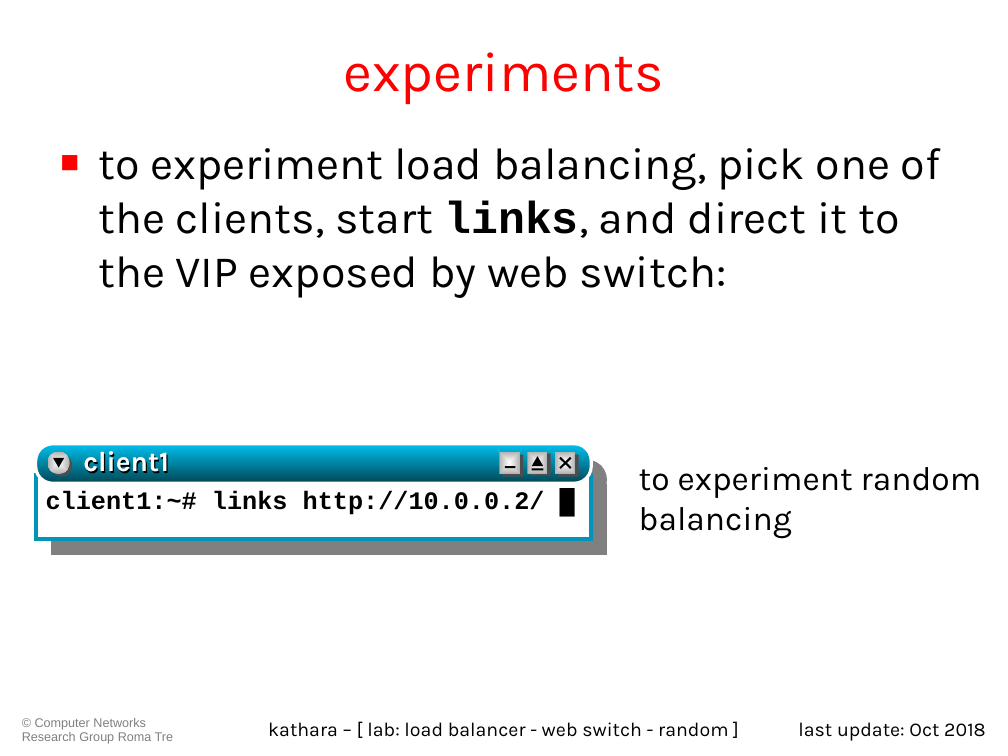
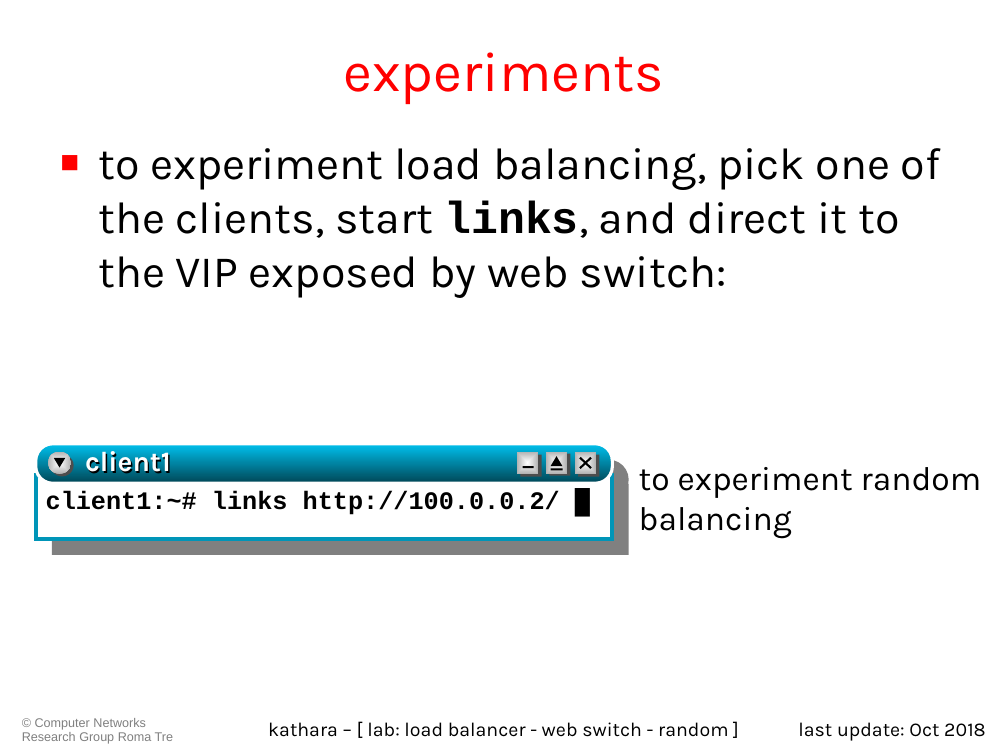
Before and after one commit to KatharaFramework/Kathara-Labs, a slide deck: slide 8 of Application Level/LoadBalancerRandom/013-kathara-lab_loadbalancer-ws-rnd.ppt. Drawn at 1008x756 pixels with LibreOffice and Linux fonts; fonts in the diff are those of the drawing. Boxes give left, top, right and bottom in pixels: in the first picture for what was removed or moved away, otherwise in the second. Text is boxed around its words. In the diff, an @@ line names an element or a change of style, - is before the commit and + after.

```diff
--- a/Application Level/LoadBalancerRandom/013-kathara-lab_loadbalancer-ws-rnd.ppt
+++ b/Application Level/LoadBalancerRandom/013-kathara-lab_loadbalancer-ws-rnd.ppt
@@ rounded rectangle: place and size @@
-rounded rectangle at bbox=[35, 444, 591, 483]
+rounded rectangle at bbox=[35, 444, 612, 483]
@@ rectangle "client1:~# links http://100.0.0.2/ █": place and size @@
-rectangle "client1:~# links http://100.0.0.2/ █" at bbox=[35, 476, 591, 539]
+rectangle "client1:~# links http://100.0.0.2/ █" at bbox=[35, 476, 612, 539]
@@ rounded rectangle: place and size @@
-rounded rectangle at bbox=[51, 460, 607, 499]
+rounded rectangle at bbox=[51, 460, 628, 499]
@@ rectangle: place and size @@
-rectangle at bbox=[503, 455, 523, 477]
+rectangle at bbox=[520, 455, 541, 477]
@@ line moved from (505, 467) - (515, 467) to (522, 467) - (533, 467) @@
@@ 5 rectangles, 3 lines, 1 triangle: place and size @@
-5 rectangles, 3 lines, 1 triangle at bbox=[499, 452, 579, 477]
+5 rectangles, 3 lines, 1 triangle at bbox=[517, 452, 600, 477]
@@ text in rectangle at bbox=[46, 491, 560, 515]: text changed @@
-client1:~# links http://10.0.0.2/ █
+client1:~# links http://100.0.0.2/ █
@@ rectangle: place and size @@
-rectangle at bbox=[51, 484, 607, 555]
+rectangle at bbox=[51, 484, 628, 555]
```
Also in this commit, not shown: 4 other slides changed, 2 slides removed, 11 other files.
